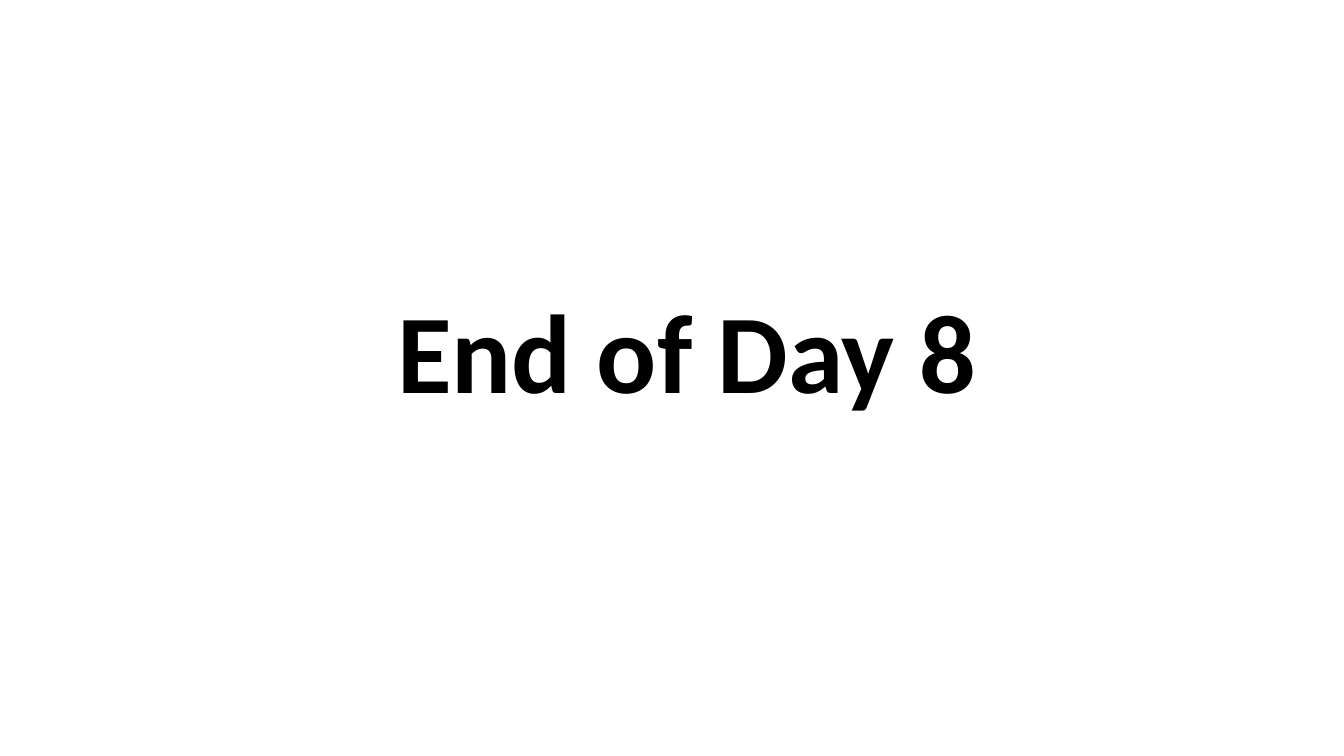
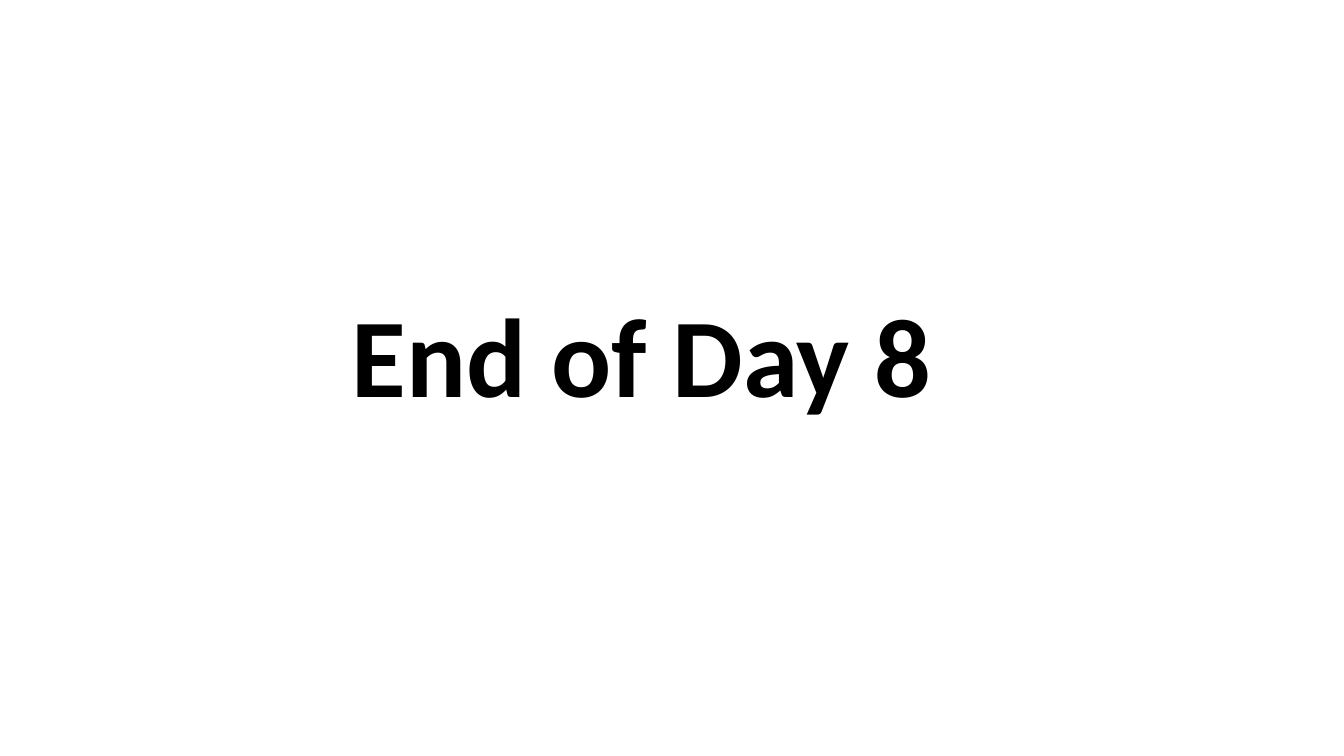
Before and after one commit to soyuztechnologies/EY_SAC_Feb2022, a slide deck: slide 8 of day 8/SAC_Training Day 8.pptx (slide 14 before the commit). Drawn at 1344x756 pixels with LibreOffice and Linux fonts; fonts in the diff are those of the drawing. Boxes give left, top, right and bottom in pixels: in the first picture for what was removed or moved away, otherwise in the second. Text is boxed around its words. In the diff, an @@ line names an element or a change of style, - is before the commit and + after.

```diff
--- a/day 8/SAC_Training Day 8.pptx
+++ b/day 8/SAC_Training Day 8.pptx
@@ text "End of Day 8": place and size @@
-text "End of Day 8" at <box>397,314,977,411</box>
+text "End of Day 8" at <box>352,318,932,415</box>
```
Also in this commit, not shown: 6 other slides changed, 2 slides added, 8 slides removed, 50 other files.
